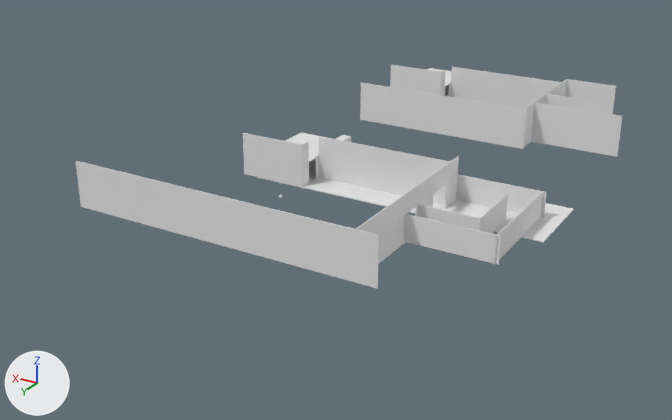
Two versions of the Blender file Blender Files/Level1.blend, one commit apart.
One viewpoint serves both versions: a 50 mm lens placed at (-396.0, 843.0, 303.0), pointed at (-22.0, 219.0, -9.0). Every picture has the same lights, and +X, +Y and +Z are marked at lower left.
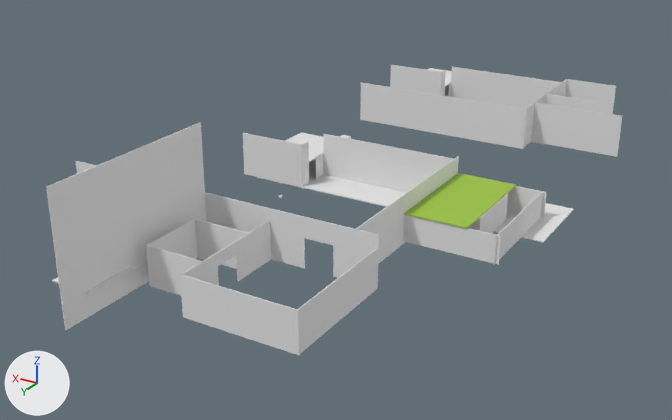
The change, as a list of edits to the scene's bpy script:
```text
Change me_cube_020:
    used by ob_cube_020; location = (-4.0, 359.4, 31.4); rotation_euler = (0.0, 0.0, 3.142), in degrees (0, 0, 180); scale = (135.0, 0.323, 19.5)
    remove me_cube_020.from_pydata(...)  # 8 vertices, 6 faces; spans x -1.0..1.0, y -1.0..1.0, z -1.0..1.0
    add me_cube_020.from_pydata(...)  # 48 vertices, 47 faces; spans x -1.0..1.0, y -1.0..1.0, z -1.0..1.0
    me_cube_020 part 1
    6 faces are deleted
    8 vertices are added at x -0.06..0.75, y -1.0..1.0, z -1.0..1.0
    6 new vertices lie (0.0, 0.0, 0.97) away from vertices in x -1.0..1.0, y -1.0..1.0, z -1.0
    6 new vertices lie (0.74, 0.0, 0.0) away from vertices in x -1.0, y -1.0..1.0, z -1.0..1.0
    8 new vertices lie (0.0, 0.0, -0.81) away from vertices in x -1.0..1.0, y -1.0..1.0, z 1.0
    6 new vertices lie (0.2, 0.0, 0.0) away from vertices in x -0.26, y -1.0..1.0, z -1.0..1.0
    6 new vertices lie (0.63, 0.0, 0.0) away from vertices in x -0.06, y -1.0..1.0, z -1.0..1.0
    47 new faces join them
Change ob_cube_019:
    ob_cube_019.location: (-60.5, 210.9, 31.4) -> (-60.5, 203.2, 31.4)
Change ob_cube_032:
    remove ob_cube_032.hide_set(True)
Add ob_cube_044:
    ob_cube_044 = bpy.data.objects.new('Cube.044', me_cube_037.copy())  # the mesh of ob_cube_035
    ob_cube_044.location = (16.4, 460.7, 26.1)
    ob_cube_044.rotation_euler = (1.571, 0.0, 1.571)  # degrees (90, 0, 90)
    ob_cube_044.scale = (20.2, 0.476, 15.7)
Add ob_cube_043:
    ob_cube_043 = bpy.data.objects.new('Cube.043', me_cube_037.copy())  # the mesh of ob_cube_035
    ob_cube_043.location = (3.5, 429.8, 55.7)
    ob_cube_043.rotation_euler = (0.0, 0.0, 1.571)  # degrees (0, 0, 90)
    ob_cube_043.scale = (70.4, 0.323, 47.6)
Add ob_cube_042:
    ob_cube_042 = bpy.data.objects.new('Cube.042', me_cube_037.copy())  # the mesh of ob_cube_035
    ob_cube_042.location = (16.4, 407.7, 13.9)
    ob_cube_042.rotation_euler = (1.571, 2.793, 1.571)  # degrees (90, 160, 90)
    ob_cube_042.scale = (35.3, 0.476, 15.7)
Add ob_cube_041:
    ob_cube_041 = bpy.data.objects.new('Cube.041', me_cube_037.copy())  # the mesh of ob_cube_035
    ob_cube_041.location = (16.4, 389.4, 13.5)
    ob_cube_041.rotation_euler = (1.571, 0.0, 1.571)  # degrees (90, 0, 90)
    ob_cube_041.scale = (35.3, 0.476, 15.7)
Add ob_cube_040:
    ob_cube_040 = bpy.data.objects.new('Cube.040', me_cube_037.copy())  # the mesh of ob_cube_035
    ob_cube_040.location = (-6.8, 408.9, 26.6)
    ob_cube_040.rotation_euler = (0.0, 0.0, 1.571)  # degrees (0, 0, 90)
    ob_cube_040.scale = (25.1, 0.323, 14.9)
Add ob_cube_039:
    ob_cube_039 = bpy.data.objects.new('Cube.039', me_cube_037.copy())  # the mesh of ob_cube_035
    ob_cube_039.location = (-29.9, 384.0, 26.6)
    ob_cube_039.scale = (23.0, 0.323, 14.9)
Add ob_cube_038:
    ob_cube_038 = bpy.data.objects.new('Cube.038', me_cube_037.copy())  # the mesh of ob_cube_035
    ob_cube_038.location = (-29.9, 433.8, 26.6)
    ob_cube_038.scale = (23.0, 0.323, 14.9)
Add ob_cube_037:
    ob_cube_037 = bpy.data.objects.new('Cube.037', me_cube_037.copy())  # the mesh of ob_cube_035
    ob_cube_037.location = (-95.6, 454.9, 26.6)
    ob_cube_037.scale = (43.2, 0.323, 14.9)
Add ob_cube_018:
    ob_cube_018 = bpy.data.objects.new('Cube.018', me_cube_004)  # 24 vertices, 22 faces; spans x -1.0..1.0, y -1.0..1.0, z -1.0..1.0
    ob_cube_018.location = (-53.1, 407.3, 26.6)
    ob_cube_018.rotation_euler = (0.0, 0.0, 1.571)  # degrees (0, 0, 90)
    ob_cube_018.scale = (47.7, 0.323, 14.9)
Add ob_cube_036:
    ob_cube_036 = bpy.data.objects.new('Cube.036', me_cube_037.copy())  # the mesh of ob_cube_035
    ob_cube_036.location = (-138.1, 407.3, 26.6)
    ob_cube_036.rotation_euler = (0.0, 0.0, 1.571)  # degrees (0, 0, 90)
    ob_cube_036.scale = (47.7, 0.323, 14.9)
```

What differs and where, as boxes (x1, y1, x2, y2) in the pictures (672 x 420 px):
'Cube.043', added
    after: (46, 122, 206, 330)
'Cube.019', moved
    before: (318, 136, 450, 204)
    after: (323, 134, 453, 192)
'Cube.037', added
    after: (180, 275, 300, 355)
'Cube.036', added
    after: (297, 248, 378, 354)
'Cube.032', shown (green)
    after: (404, 173, 516, 229)
'Cube.018', added
    after: (180, 221, 271, 286)
'Cube.038', added
    after: (146, 245, 202, 296)
'Cube.039', added
    after: (195, 219, 248, 269)
'Cube.040', added
    after: (146, 219, 197, 285)
'Cube.044', added
    after: (52, 266, 133, 294)
'Cube.042', added
    after: (131, 265, 148, 269)
part 1 of me_cube_020, built on
    both: (77, 165, 379, 289)
'Cube.035', unchanged, covered by the edit
    before: (456, 174, 547, 218)
    after: (492, 186, 547, 218)
